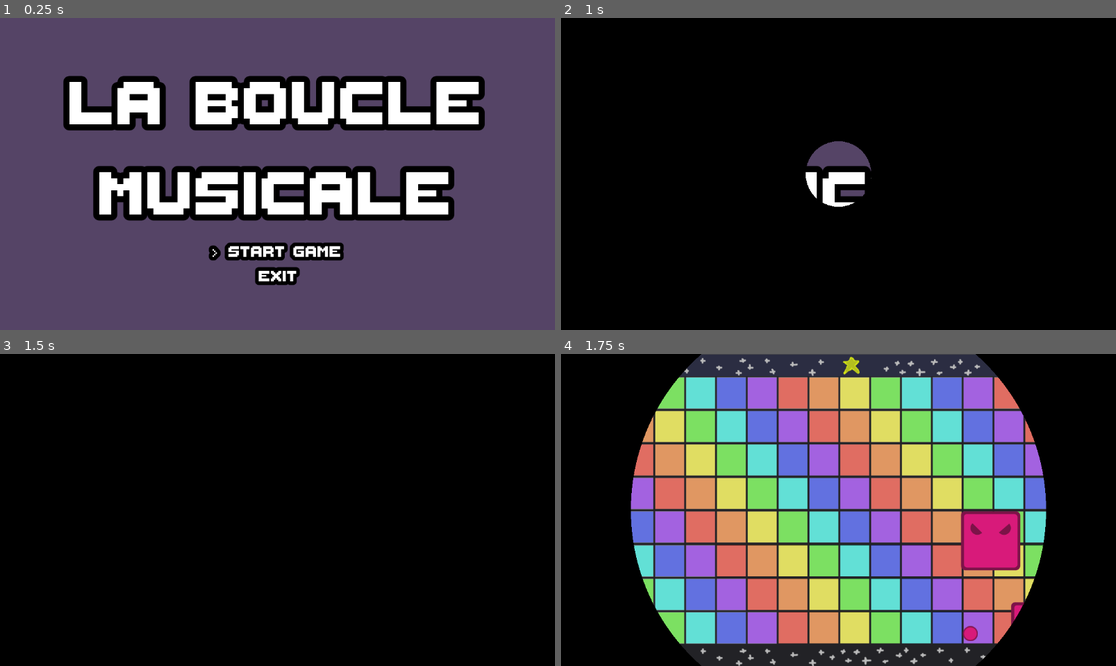
Above: before the commit, frames 1-4 (two rows, left to right).
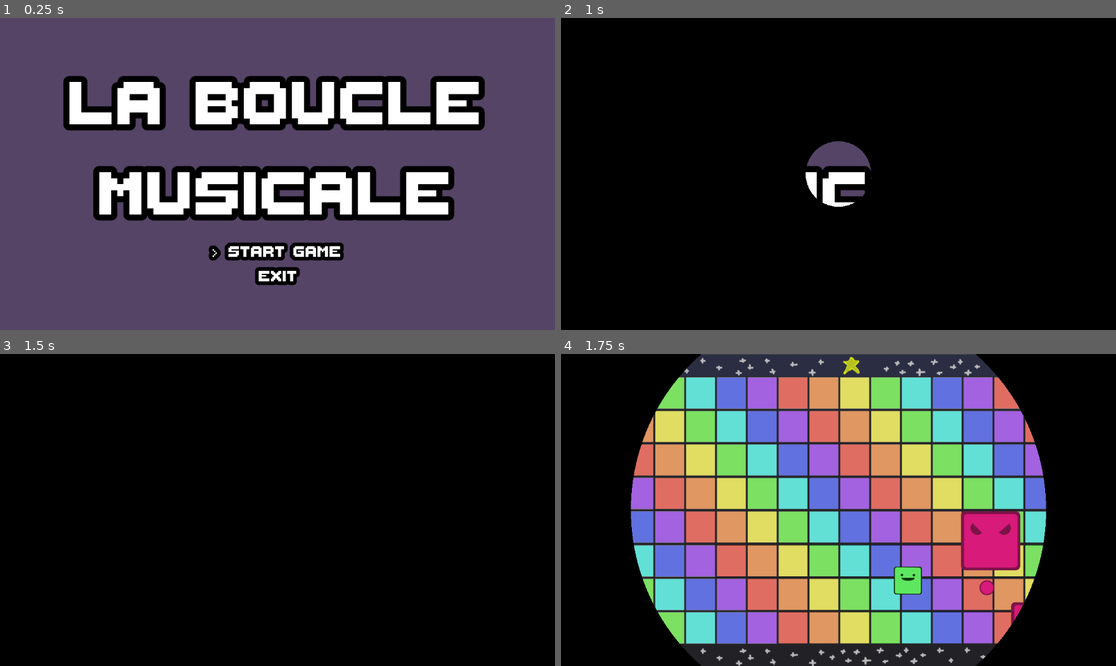
Above: after the commit, the same moments.

Repository: les-brows/la-boucle-musicale
Game: Godot game, scene res://Levels/MainMenu/MainMenu.tscn
Two runs of this game, one before a commit and one after it. Both use one fixed random seed, a clock stepped at 60 frames per second and the inputs below. The engine's default icon, where the game draws it, is replaced by a stand-in: a white triangle on a blue panel in a dark square.
Inputs (mouse positions are in pixels of both pictures, inside the frame that each line leads up to):
- Up to frame 1 (0.25 s): no input
- Up to frame 2 (1 s): tap Enter (ui_accept) at 0.5, 0.77 s; move the mouse to (960, 158) at 0.52 s; hold D (player1_right) from 0.53 s (still down); right-click (960, 158) at 0.6 s
- Up to frame 3 (1.5 s): move the mouse to (166, 525) at 1.27 s; release D (player1_right) at 1.28 s; hold S (player1_down) from 1.28 s (still down); right-click (166, 525) at 1.35 s
- Up to frame 4 (1.75 s): keep holding S (player1_down); tap Enter (ui_accept) at 1.52 s

Frames 1-3 are identical in both runs. In frame 4, 0.7% of the frame differs, in the area x 59-79%, y 68-92%.
Error before the commit: Invalid access to property or key 'position' on a base object of type 'null instance'. (res://Levels/scrolling_level.gd:20)

Commit message:
fix: error in texture imported

Diff:
--- a/Objects/Player/Player.tscn
+++ b/Objects/Player/Player.tscn
@@ -1,7 +1,7 @@
 [gd_scene load_steps=7 format=3 uid="uid://b221e60ap4jq7"]
 
-[ext_resource type="Script" uid="uid://dm1pr1a0sq6kn" path="res://Objects/Player/player.gd" id="1_we6tp"]
-[ext_resource type="Texture2D" uid="uid://bqyrux3e3tys5" path="res://icon.svg" id="2_oansn"]
+[ext_resource type="Script" uid="uid://cwtcx1brv0mfl" path="res://Objects/Player/player.gd" id="1_we6tp"]
+[ext_resource type="Texture2D" uid="uid://bjvp7l5yd6dp1" path="res://Assets/main_char.png" id="2_b0me6"]
 [ext_resource type="PackedScene" uid="uid://xsysjhvgb06h" path="res://Objects/Player/ShootPlayerManager.tscn" id="3_b0me6"]
 [ext_resource type="PackedScene" uid="uid://dj2odukkrva8h" path="res://Objects/InputManager.tscn" id="3_cac6a"]
 
@@ -28,7 +28,7 @@
 
 [node name="Sprite2D" type="Sprite2D" parent="."]
 scale = Vector2(0.2, 0.2)
-texture = ExtResource("2_cac6a")
+texture = ExtResource("2_b0me6")
 
 [node name="ShootPlayerManager" parent="." instance=ExtResource("3_b0me6")]
 
Not shown: 1 places in Levels/MainMenu/MainMenu.tscn that only renumber resources
